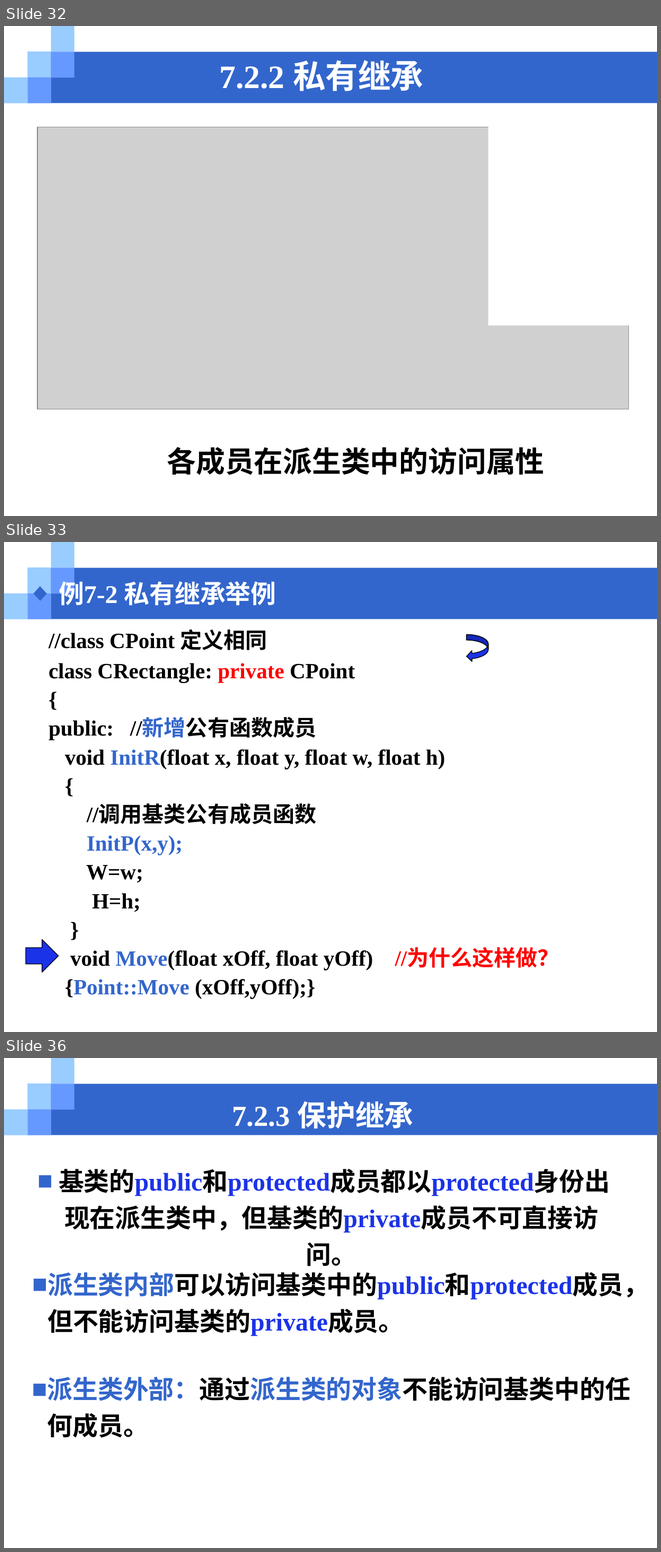
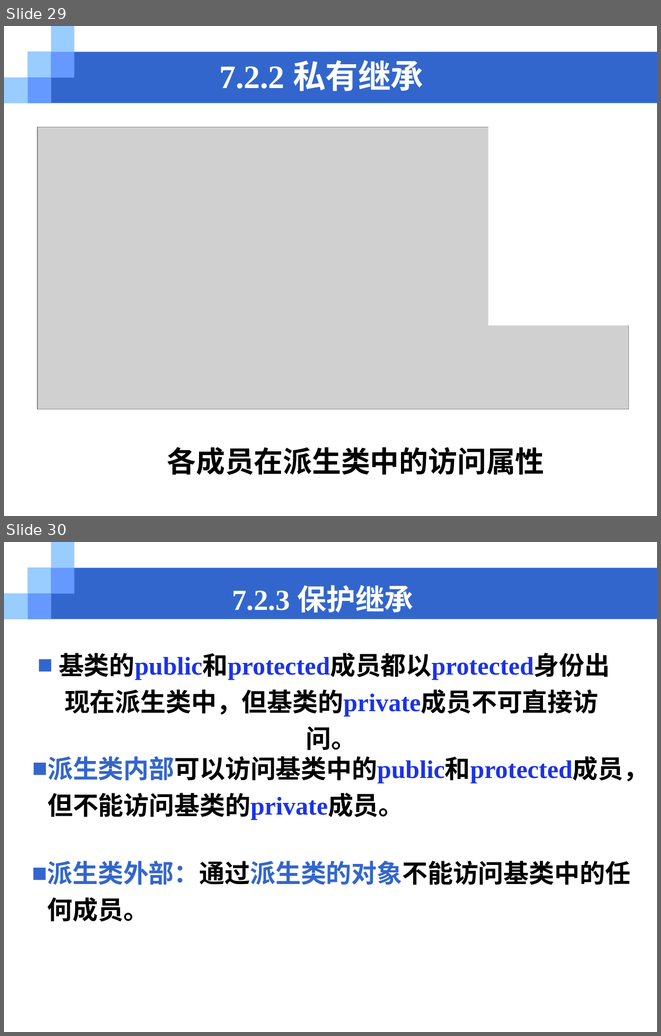
Before and after one commit to cugwhp/OOPCPP, a slide deck: 02.PPT/第7章 继承与派生/chapter7_1访问控制.ppt. Shown one above the other, each under a label of ours: slides 32, 33 and 36 before the commit, slides 29 and 30 after it; the slides between them are not shown. The pictures are 661x1552 and 661x1036 pixels, drawn with LibreOffice and Linux fonts; fonts in the diff are those of the drawing; grey boxes stand for pictures. Boxes give left, top, right and bottom in pixels: in the first picture for what was removed or moved away, otherwise in the second. Text is boxed around its words. In the diff, an @@ line names an element or a change of style, - is before the commit and + after.

```diff
--- a/02.PPT/第7章 继承与派生/chapter7_1访问控制.ppt
+++ b/02.PPT/第7章 继承与派生/chapter7_1访问控制.ppt
@@ slide 33 removed at (4,542,657,1032), background #FFFFFF; not listed: 6 template elements that a slide beside it also shows @@
@@ text removed at (59,577,276,606) @@
-◆ 例7-2 私有继承举例
@@ text removed at (49,629,267,650) @@
-//class CPoint 定义相同
@@ freeform shape removed at (466,635,488,662) @@
@@ text removed at (49,663,559,998) @@
-class CRectangle: private CPoint
-{
-public: //新增公有函数成员
-void InitR(float x, float y, float w, float h)
-{
-//调用基类公有成员函数
-InitP(x,y);
-W=w;
-H=h;
-}
-void Move(float xOff, float yOff) //为什么这样做？
-{Point::Move (xOff,yOff);}
@@ down arrow removed at (26,939,58,972) @@
@@ what was slide 32 is now slide 29 @@
@@ what was slide 36 is now slide 30 @@
```
Also in this commit, not shown: 3 slides changed, 6 other slides removed, 40 other files.
